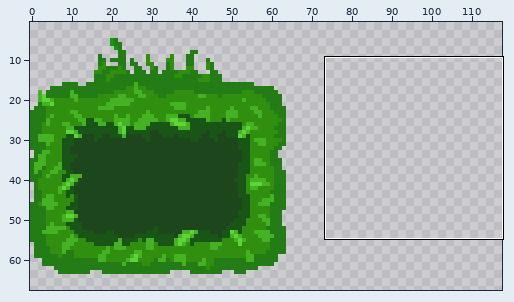
File history of a pixel-art file, Assets/Sprites/location_left/tile_map.aseprite. Above, an overview of the earlier version with the close-up marked.
Close-up. Earlier state:
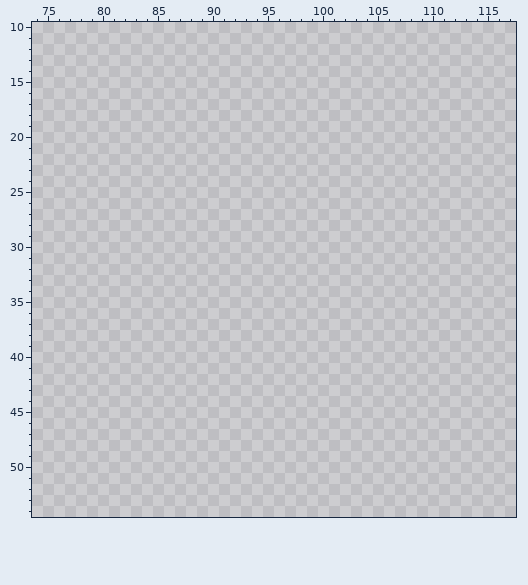
260x260 pixels, 1 frame. Shown: x 74..117, y 10..54. The wide view leaves out empty margins. The commit also changed other parts of the picture, which this record leaves out.
After:
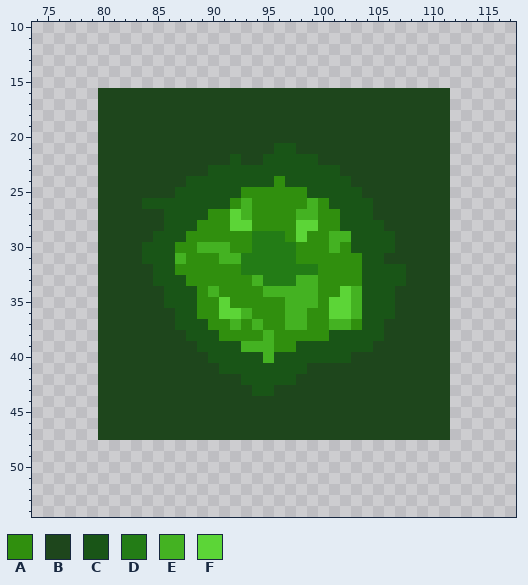
Palette (. is transparent): A #308f0e  B #1e461c  C #195517  D #237c16  E #44b222  F #5cd537
What changed:
There is now colour A in row 24 at x 96; in row 25 at x 93 to 98; in row 26 at x 92, 94 to 98 and 100; in row 27 at x 90 to 91, 94 to 97 and 100 to 101; in row 28 at x 89 to 91, 94 to 97 and 100 to 101; in row 29 at x 88 to 93, 97 and 99 to 100.
There is now colour A in row 30 at x 87 to 88, 92 to 93, 98 to 100 and 102; in row 31 at x 88 to 90 and 98 to 103; in row 32 at x 87 to 92 and 100 to 103; in row 33 at x 88 to 93 and 100 to 103; in row 34 at x 89, 91 to 94 and 100 to 101; in row 35 at x 89 to 90, 92 to 96 and 100.
There is now colour A in row 36 at x 89 to 90, 94 to 96 and 99 to 100; in row 37 at x 90 to 91, 93, 95 to 96, 99 to 100 and 103; in row 38 at x 91 to 94 and 96 to 100; in row 39 at x 96 to 97.
There is now colour B in rows 16 to 20 at x 80 to 111; in row 21 at x 80 to 95 and 98 to 111; in row 22 at x 80 to 91, 93 to 94 and 100 to 111; in row 23 at x 80 to 89 and 102 to 111; in row 24 at x 80 to 87 and 103 to 111; in row 25 at x 80 to 86 and 104 to 111.
There is now colour B in row 26 at x 80 to 83 and 105 to 111; in row 27 at x 80 to 85 and 105 to 111; in row 28 at x 80 to 85 and 106 to 111; in row 29 at x 80 to 84 and 107 to 111; in row 30 at x 80 to 83 and 107 to 111; in row 31 at x 80 to 83 and 106 to 111.
There is now colour B in rows 32 to 33 at x 80 to 84 and 108 to 111; in rows 34 to 35 at x 80 to 85 and 107 to 111; in row 36 at x 80 to 86 and 107 to 111; in row 37 at x 80 to 86 and 106 to 111; in row 38 at x 80 to 87 and 106 to 111; in row 39 at x 80 to 88 and 105 to 111.
There is now colour B in row 40 at x 80 to 89 and 103 to 111; in row 41 at x 80 to 90 and 99 to 111; in row 42 at x 80 to 92 and 98 to 111; in row 43 at x 80 to 93 and 96 to 111; in rows 44 to 47 at x 80 to 111.
There is now colour C in row 21 at x 96 to 97; in row 22 at x 92 and 95 to 99; in row 23 at x 90 to 101; in row 24 at x 88 to 95 and 97 to 102; in row 25 at x 87 to 92 and 99 to 103; in row 26 at x 84 to 91 and 101 to 104.
There is now colour C in row 27 at x 86 to 89 and 102 to 104; in row 28 at x 86 to 88 and 102 to 105; in row 29 at x 85 to 87 and 103 to 106; in row 30 at x 84 to 86 and 103 to 106; in row 31 at x 84 to 86 and 104 to 105; in row 32 at x 85 to 86 and 104 to 107.
There is now colour C in row 33 at x 85 to 87 and 104 to 107; in rows 34 to 35 at x 86 to 88 and 104 to 106; in row 36 at x 87 to 88 and 104 to 106; in row 37 at x 87 to 89 and 104 to 105; in row 38 at x 88 to 90 and 101 to 105; in row 39 at x 89 to 92 and 98 to 104.
There is now colour C in row 40 at x 90 to 94 and 96 to 102; in row 41 at x 91 to 98; in row 42 at x 93 to 97; in row 43 at x 94 to 95.
There is now colour D in row 29 at x 94 to 96; in row 30 at x 94 to 97; in row 31 at x 93 to 97; in row 32 at x 93 to 99; in row 33 at x 95 to 97.
There is now colour E in row 26 at x 93 and 99; in row 27 at x 93 and 98 to 99; in row 29 at x 101 to 102; in row 30 at x 89 to 91 and 101; in row 31 at x 87 and 91 to 92; in row 33 at x 94 and 98 to 99.
There is now colour E in row 34 at x 90, 95 to 99 and 103; in row 35 at x 97 to 99 and 103; in row 36 at x 93, 97 to 98 and 103; in row 37 at x 92, 94, 97 to 98 and 101 to 102; in row 38 at x 95; in row 39 at x 93 to 95.
There is now colour E in row 40 at x 95.
There is now colour F in row 27 at x 92; in row 28 at x 92 to 93 and 98 to 99; in row 29 at x 98; in row 34 at x 102; in row 35 at x 91 and 101 to 102; in row 36 at x 91 to 92 and 101 to 102.
Pixel boxes of the changes (left, top, right, bottom) in both close-ups:
added: (98, 88, 450, 440)
